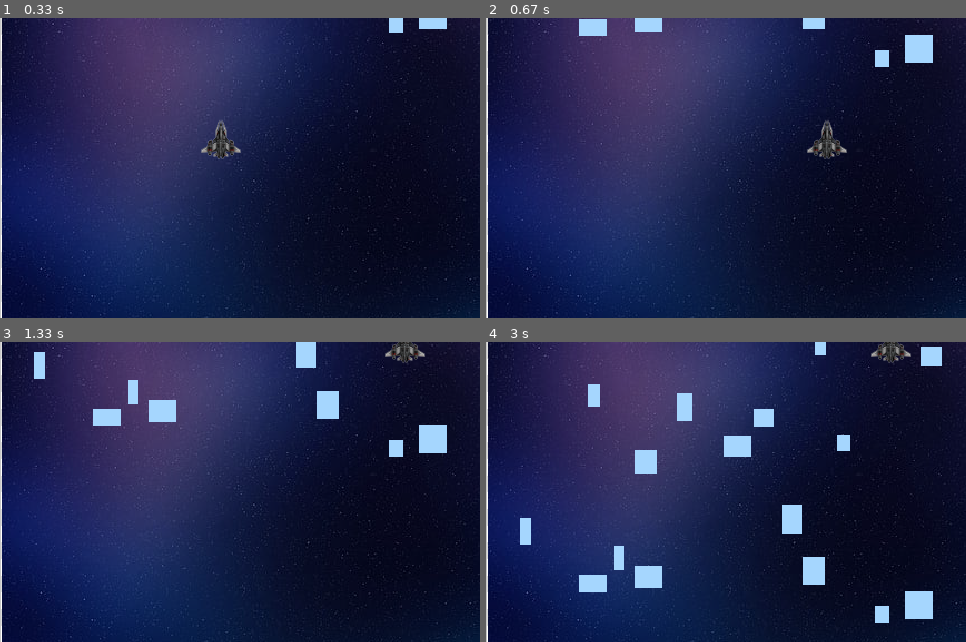
Above: before the commit, frames 1-4 (two rows, left to right).
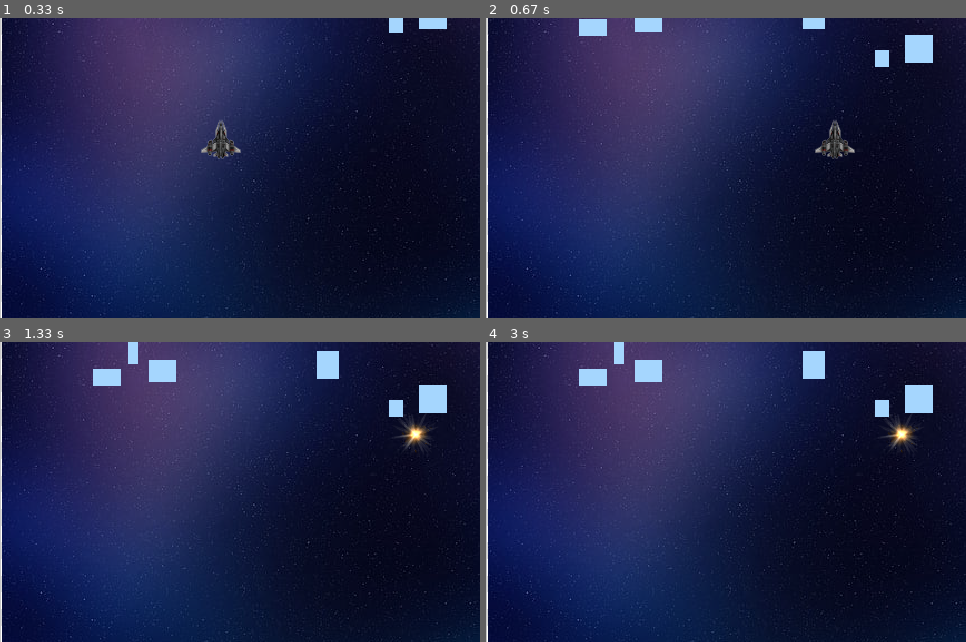
Above: after the commit, the same moments.

Repository: Victor-J-L/JOGO-PETEEL
Game: pygame game, started from JogoEspacial.py
The game is run twice, just before and just after one commit, with the same random seed, the same clock (stepped at 60 frames per second) and the same inputs.
Inputs:
- Up to frame 1 (0.33 s): no input
- Up to frame 2 (0.67 s): hold Right from 0.33 s (still down)
- Up to frame 3 (1.33 s): release Right at 0.8 s; hold Up 0.83-1.13 s
- Up to frame 4 (3 s): no input

Frame 1 is identical in both runs. In frame 2, 0.6% of the frame differs, in the area x 66-77%, y 34-47%; in frame 3, 5.2%; in frame 4, 7.3%, in the area x 7-95%, y 0-94%.

Commit message:
Feito e terminado o Curso de Pygame com a Criação de um jogo espacial

Diff:
--- a/JogoEspacial.py
+++ b/JogoEspacial.py
@@ -29,6 +29,8 @@
                 height = random.randrange(15, 30)
                 self.lista[x] = (pygame.Rect(leftrandom, toprandom, width, height))
 
+
+
 class Player(pygame.sprite.Sprite):
     def __init__(self, imagem):
         self.imagem = imagem
@@ -40,6 +42,12 @@
 
     def update (self, sup):
         sup.blit(self.imagem, self.rect)
+
+def colisao(player, ret):
+    for ret in ret.lista:
+        if player.rect.colliderect(ret):
+            return True
+    return False
 
 def main ():
     import pygame
@@ -54,14 +62,21 @@
     vx, vy = 0,0
     velocidade = 8
     leftpress, rightpress, uppress, downpress = False, False, False, False
+    colidiu = False
 
     #Imagens
     img_nave = pygame.image.load("nave.png").convert_alpha()
     jogador = Player(img_nave)
     fundo = pygame.image.load("fundo.png").convert_alpha()
+    explosao = pygame.image.load("explosao.png").convert_alpha()
 
     #Objetos
     ret= Ret(30)
+
+    #Sons e musica
+    pygame.mixer.music.load("musica de fundo.mp3")
+    pygame.mixer.music.play(50)
+    som_explosao = pygame.mixer.Sound("explosao.ogg")
 
 
     while sair != True:
@@ -69,48 +84,58 @@
             if event.type == pygame.QUIT:
                 sair = True
 
-            if event.type == pygame.KEYDOWN:
-                if event.key == pygame.K_LEFT:
-                    leftpress = True
-                    vx = -velocidade
-                if event.key == pygame.K_RIGHT:
-                    rightpress = True
-                    vx = velocidade
-                if event.key == pygame.K_DOWN:
-                    downpress = True
-                    vy = velocidade
-                if event.key == pygame.K_UP:
-                    uppress = True
-                    vy = -velocidade
+            if colidiu == False:
 
-            if event.type == pygame.KEYUP:
-                if event.key == pygame.K_LEFT:
-                    leftpress = False
-                    if rightpress: vx = velocidade
-                    else: vx = 0
-                if event.key == pygame.K_RIGHT:
-                    rightpress = False
-                    if leftpress: vx = -velocidade
-                    else: vx = 0
-                    vx = 0
-                if event.key == pygame.K_DOWN:
-                    downpress = False
-                    if uppress: vy = -velocidade
-                    else: vy = 0
-                if event.key == pygame.K_UP:
-                    uppress = False
-                    if downpress: vy = velocidade
-                    else: vy = 0
+                if event.type == pygame.KEYDOWN:
+                    if event.key == pygame.K_LEFT:
+                        leftpress = True
+                        vx = -velocidade
+                    if event.key == pygame.K_RIGHT:
+                        rightpress = True
+                        vx = velocidade
+                    if event.key == pygame.K_DOWN:
+                        downpress = True
+                        vy = velocidade
+                    if event.key == pygame.K_UP:
+                        uppress = True
+                        vy = -velocidade
 
+                if event.type == pygame.KEYUP:
+                    if event.key == pygame.K_LEFT:
+                        leftpress = False
+                        if rightpress: vx = velocidade
+                        else: vx = 0
+                    if event.key == pygame.K_RIGHT:
+                        rightpress = False
+                        if leftpress: vx = -velocidade
+                        else: vx = 0
+                        vx = 0
+                    if event.key == pygame.K_DOWN:
+                        downpress = False
+                        if uppress: vy = -velocidade
+                        else: vy = 0
+                    if event.key == pygame.K_UP:
+                        uppress = False
+                        if downpress: vy = velocidade
+                        else: vy = 0
+
+        if colisao(jogador, ret):
+            colidiu = True
+            jogador.imagem = explosao
+            pygame.mixer.music.stop()
+            som_explosao.play()
+
+        if colidiu == False:
+            ret.mover()
+            jogador.mover(vx,vy)
 
 
         relogio.tick(50)
         tela.blit(fundo, (0, 0))
-        ret.mover()
         ret.cor(tela)
         ret.recriar()
         jogador.update(tela)
-        jogador.mover(vx,vy)
+
 
 
         pygame.display.update()
Binary file added: explosao.png
Not shown, added: musica de fundo.mp3
